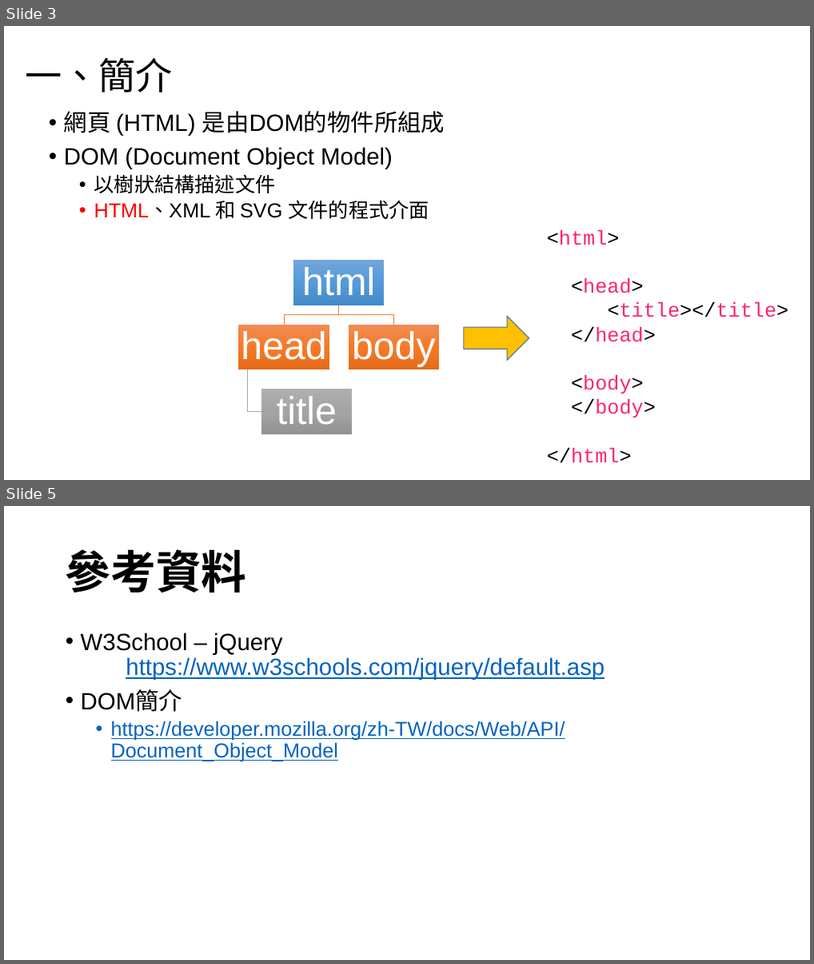
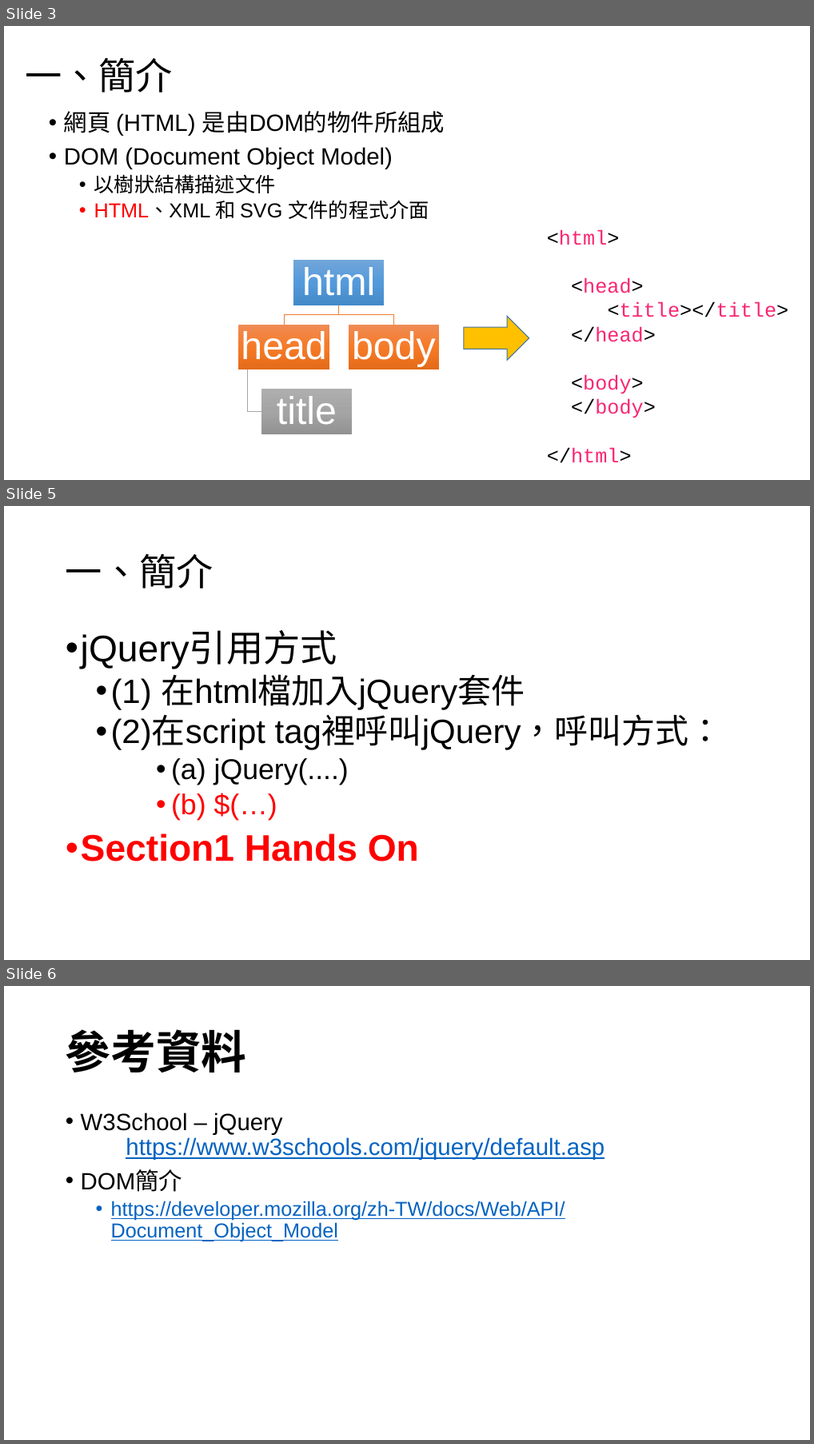
Before and after one commit to Benknightdark/jquerytutorial, a slide deck: jquerytutorial.pptx. Shown one above the other, each under a label of ours: slides 3 and 5 before the commit, slides 3, 5 and 6 after it; the slides between them are not shown. The pictures are 814x964 and 814x1444 pixels, drawn with LibreOffice and Linux fonts; fonts in the diff are those of the drawing. Boxes give left, top, right and bottom in pixels: in the first picture for what was removed or moved away, otherwise in the second. Text is boxed around its words. In the diff, an @@ line names an element or a change of style, - is before the commit and + after.

```diff
--- a/jquerytutorial.pptx
+++ b/jquerytutorial.pptx
@@ slide 5 added at (4,506,810,960), background #FFFFFF @@
@@ title added at (66,554,214,588), 44 pt, text #000000 @@
+一、簡介
@@ text added at (81,632,723,861), 40 pt, text #000000 @@
+• jQuery引用方式
+  • (1) 在html檔加入jQuery套件
+  • (2)在script tag裡呼叫jQuery，呼叫方式：
+      • (a) jQuery(....)
+      • (b) $(…)
+• Section1 Hands On
@@ what was slide 5 is now slide 6 @@
```
Also in this commit, not shown: 1 slide changed, 1 other file.
